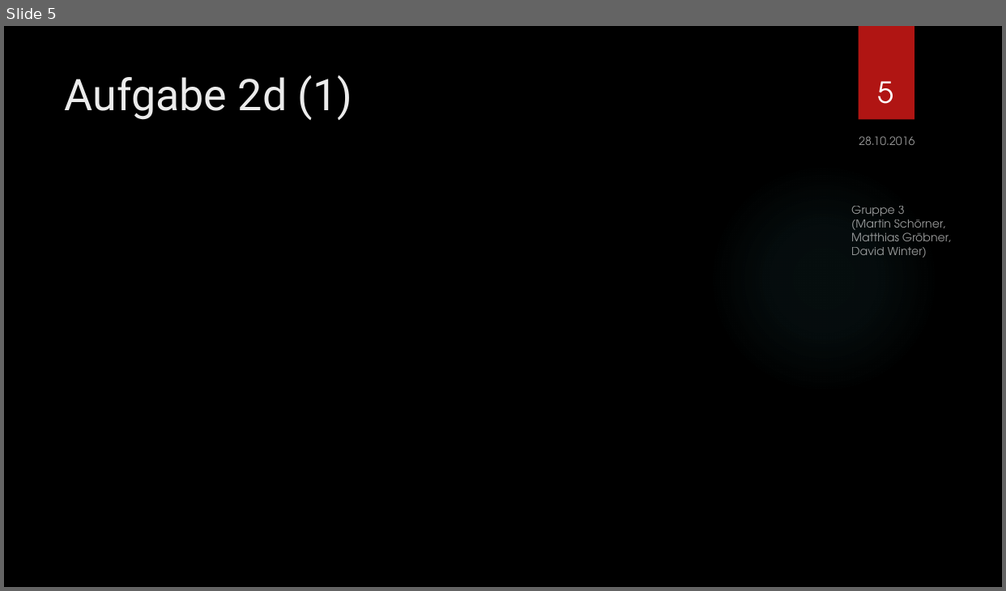
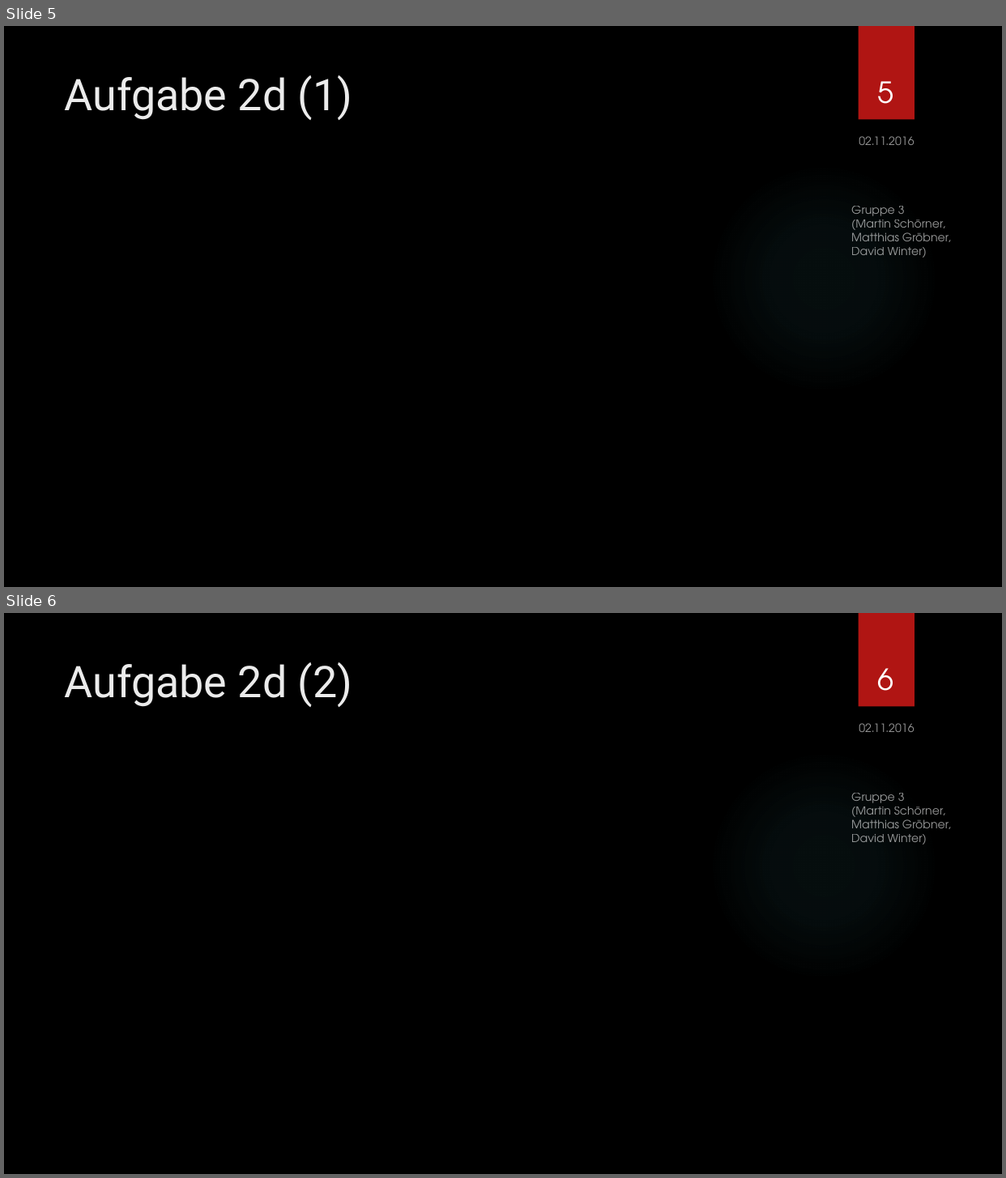
Before and after one commit to SOAS-Uni-Augsburg/ws16-17-group-03, a slide deck: Blatt-02/Präsentation.pptx. Shown one above the other, each under a label of ours: slide 5 before the commit, slides 5 and 6 after it. The pictures are 1006x591 and 1006x1178 pixels, drawn with LibreOffice and Linux fonts; fonts in the diff are those of the drawing; grey boxes stand for pictures; background and template pictures are left out. Boxes give left, top, right and bottom in pixels: in the first picture for what was removed or moved away, otherwise in the second. Text is boxed around its words. In the diff, an @@ line names an element or a change of style, - is before the commit and + after.

```diff
--- a/Blatt-02/Präsentation.pptx
+++ b/Blatt-02/Präsentation.pptx
@@ slide 6 added at (x1=4, y1=613, x2=1002, y2=1174), background picture (left out); not listed: 2 template elements that a slide beside it also shows @@
@@ title added at (x1=65, y1=662, x2=352, y2=707), 42 pt, text #EBEBEB @@
+Aufgabe 2d (2)
@@ page number added at (x1=877, y1=668, x2=893, y2=691), 28 pt, text #FFFFFF @@
+6
@@ text added at (x1=859, y1=723, x2=914, y2=732), 11 pt, text #FFFFFF at 60% opacity @@
+02.11.2016
@@ text added at (x1=851, y1=793, x2=951, y2=845), 11 pt, text #FFFFFF at 60% opacity @@
+Gruppe 3
+(Martin Schörner,
+Matthias Gröbner,
+David Winter)
@@ slide 5 changed as well @@
@@ text at (x1=859, y1=136, x2=914, y2=145): text changed @@
-28.10.2016
+02.11.2016
```
Also in this commit, not shown: 5 other slides changed, 1 other file.
